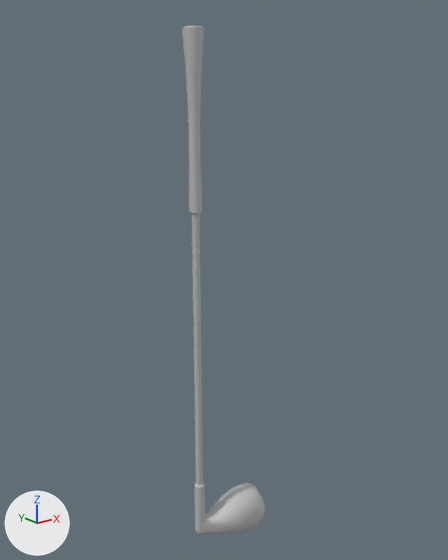
A saved change to the FBX model Assets/models/GolfClubFBX.fbx.
The view is the same before and after, from a 50 mm lens placed at (-0.01037, -0.01427, 0.0168), pointed at (0.00111, 0.00008, 0.01105). Lighting does not change. The marker at lower left points along +X, +Y and +Z. Where no turn or scale is listed for an object, it has been applied to the vertices.

The first picture shows 'Handle', 'Stick', 'club'.
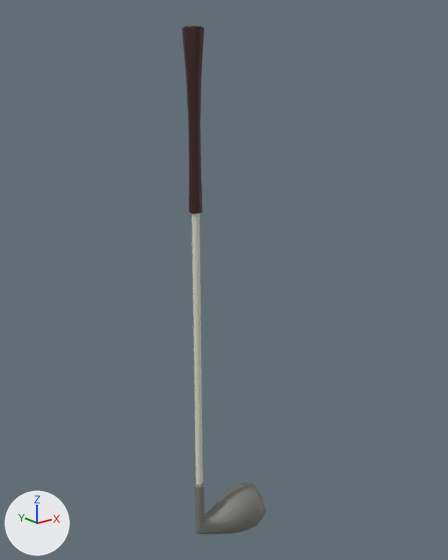
The newer file is also rescaled (x10.0), turned or shifted as a whole; pictures and numbers use the older file's frame.

What changed in the scene script:
```text
Change mat_clubmat:
    mat_clubmat.base_color: (0.5, 0.5, 0.5) -> (0.188, 0.191, 0.171)  # grey #bcbcbc -> grey #787973
Change mat_handlemat:
    mat_handlemat.base_color: (0.5, 0.5, 0.5) -> (0.0482, 0.00857, 0.00913)  # grey #bcbcbc -> dark red #3e1718
Change mat_stickmat:
    mat_stickmat.base_color: (0.5, 0.5, 0.5) -> (0.73, 0.723, 0.604)  # grey #bcbcbc -> light grey #deddcc
```

What differs and where, as boxes (x1, y1, x2, y2) in the pictures (448 x 560 px):
'club', recoloured: (194, 483, 266, 534) in both
'Handle', recoloured: (182, 26, 204, 214) in both
'Stick', recoloured: (192, 213, 203, 485) in both
